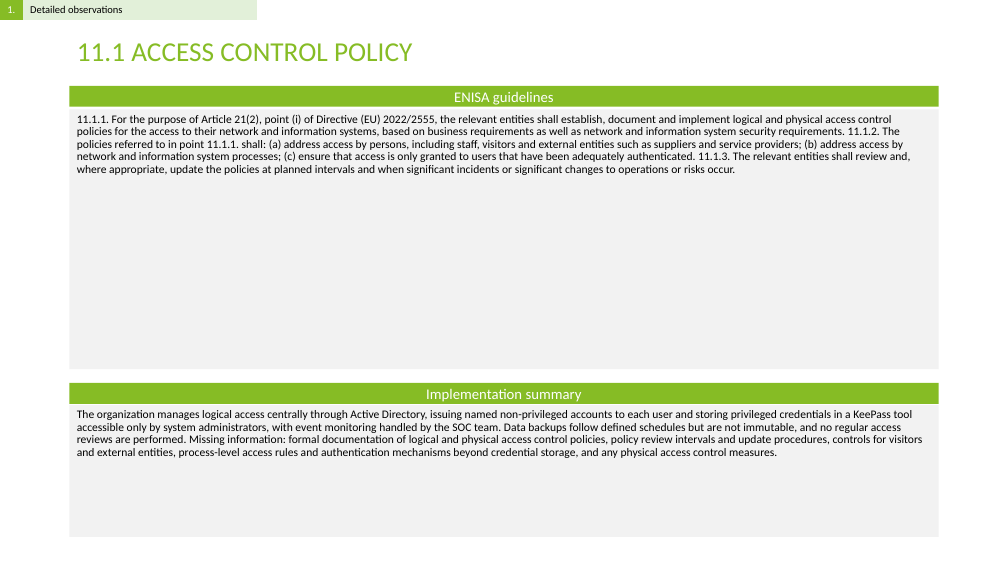
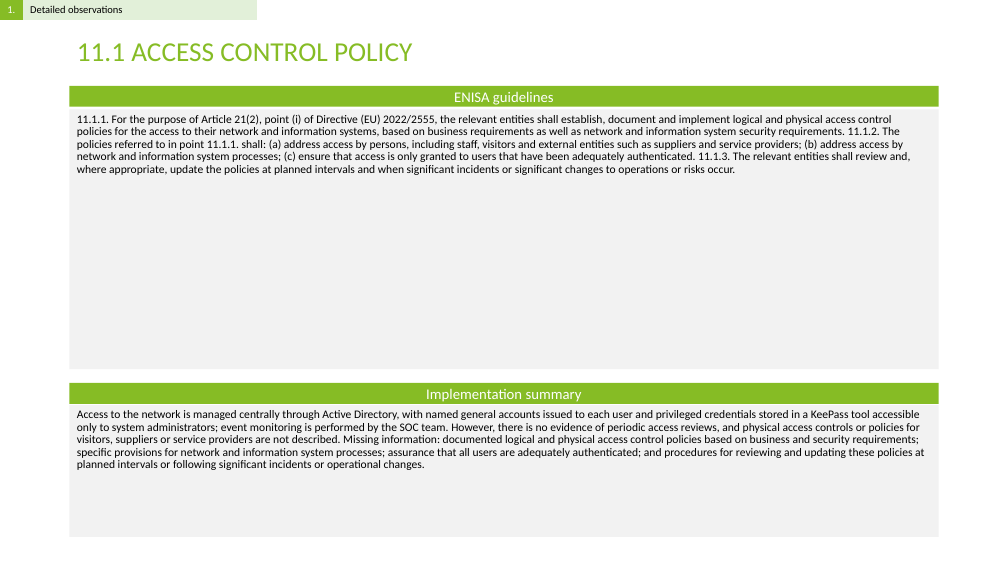
Before and after one commit to Rokas01/tprm, a slide deck: slide 2 of filename.pptx. Drawn at 1008x567 pixels with LibreOffice and Linux fonts; fonts in the diff are those of the drawing. Boxes give left, top, right and bottom in pixels: in the first picture for what was removed or moved away, otherwise in the second. Text is boxed around its words. In the diff, an @@ line names an element or a change of style, - is before the commit and + after.

```diff
--- a/filename.pptx
+++ b/filename.pptx
@@ text at (77,410,924,470): text changed @@
-The organization manages logical access centrally through Active Directory, issuing named non-privileged accounts to each user and storing privileged credentials in a KeePass tool accessible only by system administrators, with event monitoring handled by the SOC team. Data backups follow defined schedules but are not immutable, and no regular access reviews are performed. Missing information: formal documentation of logical and physical access control policies, policy review intervals and update procedures, controls for visitors and external entities, process-level access rules and authentication mechanisms beyond credential storage, and any physical access control measures.
+Access to the network is managed centrally through Active Directory, with named general accounts issued to each user and privileged credentials stored in a KeePass tool accessible only to system administrators; event monitoring is performed by the SOC team. However, there is no evidence of periodic access reviews, and physical access controls or policies for visitors, suppliers or service providers are not described. Missing information: documented logical and physical access control policies based on business and security requirements; specific provisions for network and information system processes; assurance that all users are adequately authenticated; and procedures for reviewing and updating these policies at planned intervals or following significant incidents or operational changes.
```
Also in this commit, not shown: 13 other slides changed, 1 other file.
